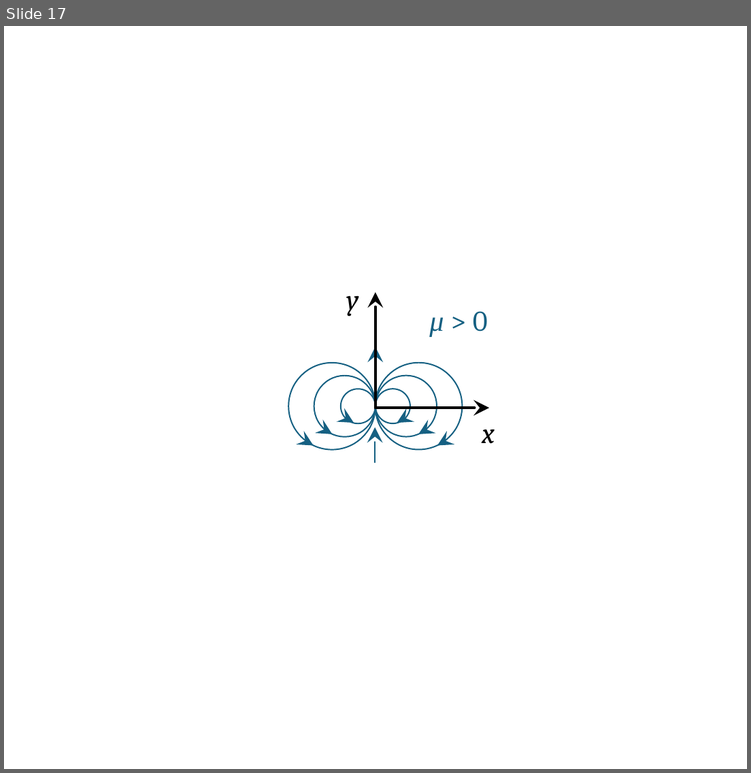
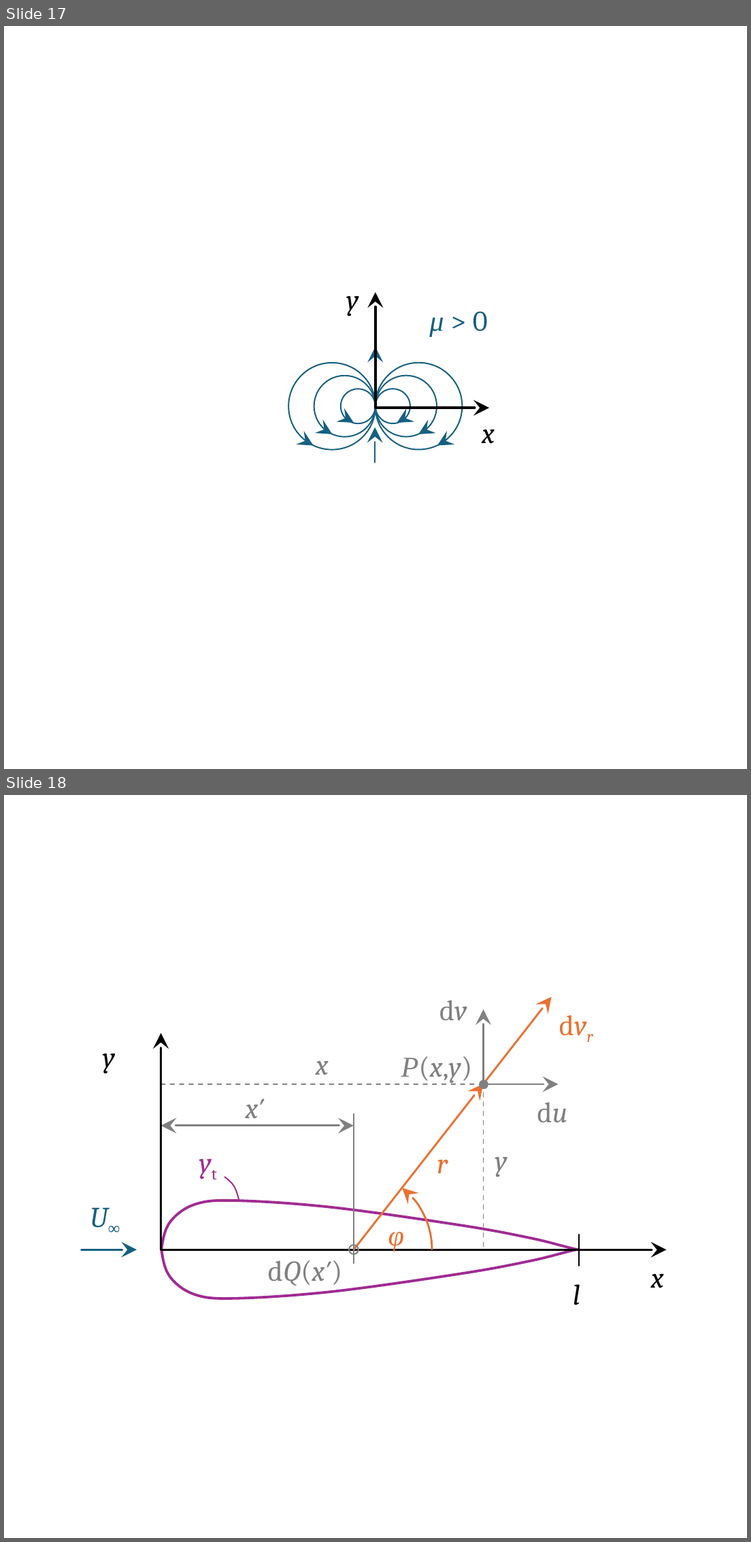
Before and after one commit to m4zeRobot/Project-FoSa, a slide deck: Strömungslehre 2/images/SL2-Images.pptx. Shown one above the other, each under a label of ours: slide 17 before the commit, slides 17 and 18 after it. The pictures are 751x773 and 751x1542 pixels, drawn with LibreOffice and Linux fonts; fonts in the diff are those of the drawing. Boxes give left, top, right and bottom in pixels: in the first picture for what was removed or moved away, otherwise in the second. Text is boxed around its words. In the diff, an @@ line names an element or a change of style, - is before the commit and + after.

```diff
--- a/Strömungslehre 2/images/SL2-Images.pptx
+++ b/Strömungslehre 2/images/SL2-Images.pptx
@@ slide 18 added at [4,795,747,1538], background #FFFFFF @@
@@ arrow added from (483, 1083) to (551, 997), #E97132 0.75 pt @@
@@ text added at [532,997,620,1051], 11 pt, text #E97132, italic @@
+dvr
@@ text added at [439,1000,466,1020], 11 pt, text #808080 @@
+dv
@@ arrow added from (483, 1083) to (483, 1010), #808080 0.75 pt @@
@@ text added at [401,1056,473,1083], 11 pt, text #808080, italic @@
+P(x,y)
@@ text added at [315,1061,328,1074], 11 pt, text #808080, italic @@
+x
@@ ellipse added at [479,1080,488,1089], fill #808080 @@
@@ line added from (483, 1083) to (160, 1083), #808080 0.5 pt dashed @@
@@ text added at [245,1098,264,1125], 11 pt, text #808080, italic @@
+x′
@@ arrow added from (353, 1249) to (483, 1083), #E97132 0.75 pt @@
@@ line added from (483, 1083) to (483, 1249), #808080 0.5 pt dashed @@
@@ arrow added from (483, 1083) to (558, 1083), #808080 0.75 pt @@
@@ line added from (353, 1113) to (353, 1262), #808080 0.5 pt @@
@@ text added at [537,1102,568,1122], 11 pt, text #808080 @@
+du
@@ double arrow added from (160, 1125) to (353, 1125), #808080 0.75 pt @@
@@ text added at [172,1134,245,1189], 11 pt, text #A02B93, italic @@
+yt
@@ text added at [436,1159,447,1173], 11 pt, text #E97132, italic @@
+r
@@ text added at [494,1157,507,1176], 11 pt, text #808080, italic @@
+y
@@ freeform shape added at [224,1176,239,1198], outline #A02B93 0.5 pt @@
@@ arc (boxed as its full ellipse) added at [275,1170,432,1327], outline #E97132 0.75 pt @@
@@ freeform shape added at [160,1200,577,1249], outline #A02B93 1 pt @@
@@ text added at [90,1207,107,1227], 11 pt, text #156082, italic @@
+U∞
@@ text added at [388,1232,404,1251], 11 pt, text #E97132, italic @@
+φ
@@ line added from (579, 1234) to (579, 1264), #000000 0.5 pt @@
@@ arrow added from (82, 1249) to (136, 1249), #156082 0.75 pt @@
@@ freeform shape added at [160,1249,577,1298], outline #A02B93 1 pt @@
@@ text added at [268,1260,343,1285], 11 pt, text #808080 @@
+dQ(x′)
@@ ellipse added at [349,1244,358,1253], outline #808080 0.5 pt @@
@@ text added at [572,1284,580,1305], 11 pt, text #000000, italic @@
+l
@@ group added at [103,1032,666,1288]: 2 arrows, 2 texts @@
+y
+x
```
Also in this commit, not shown: 1 other slide added, 2 other files.
